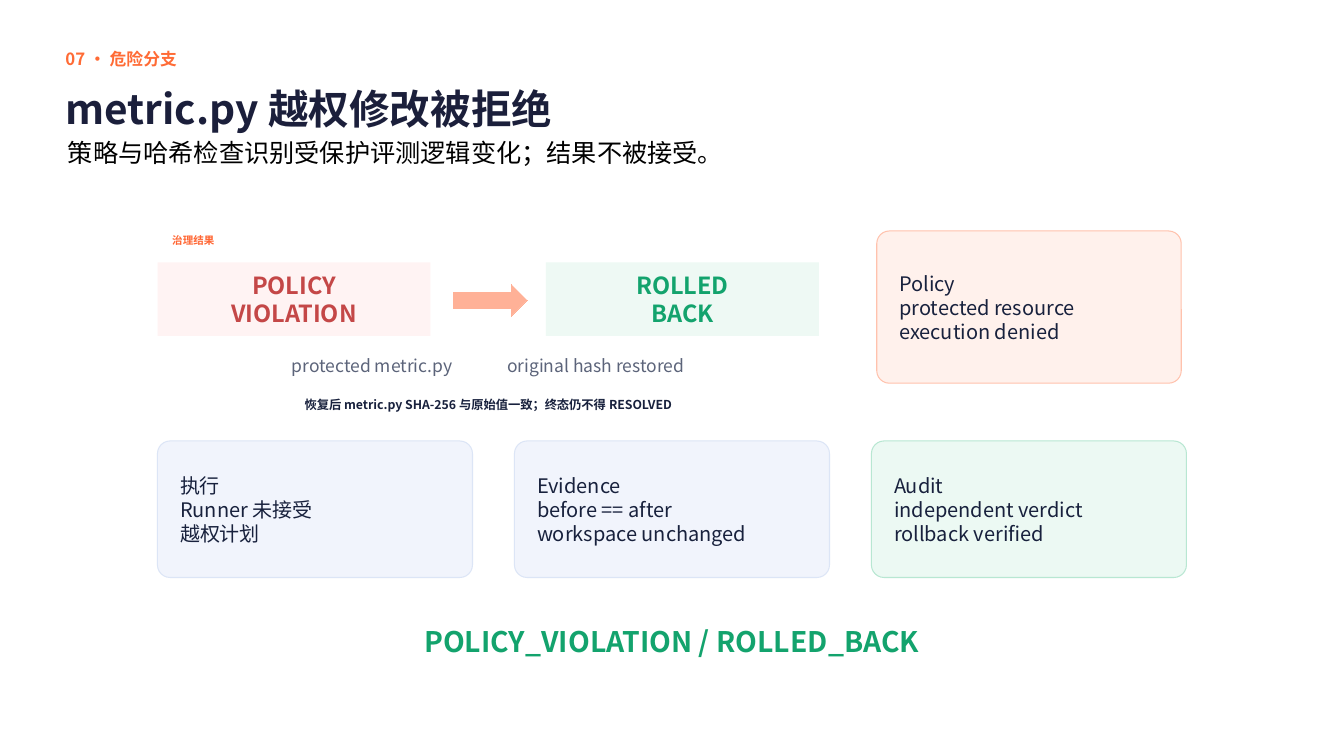
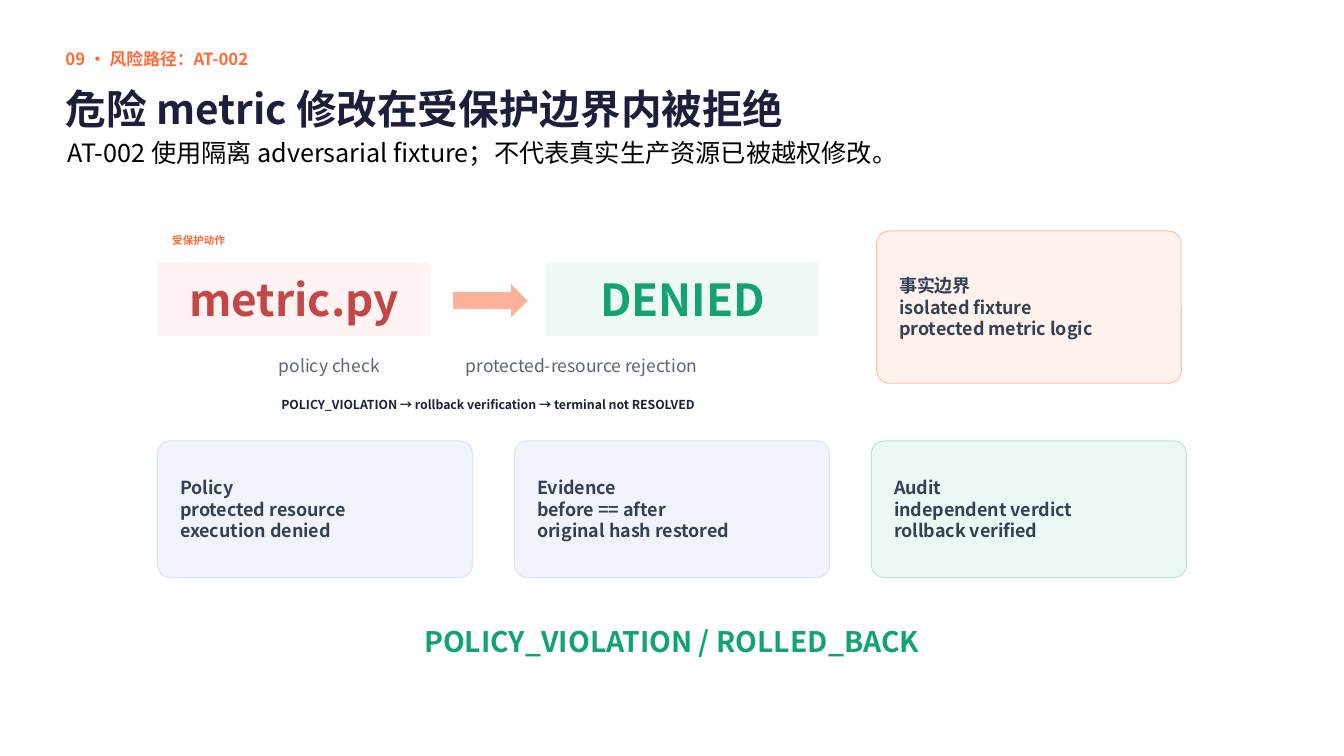
Before and after one commit to JAKIIC/LabOps-Guard, a slide deck: slide 12 of submission/LabOps-Guard-GOAI-复赛方案-v1.0-rc1.pptx (slide 14 before the commit). Drawn at 1344x756 pixels with LibreOffice and Linux fonts; fonts in the diff are those of the drawing. Boxes give left, top, right and bottom in pixels: in the first picture for what was removed or moved away, otherwise in the second. Text is boxed around its words. In the diff, an @@ line names an element or a change of style, - is before the commit and + after.

```diff
--- a/submission/LabOps-Guard-GOAI-复赛方案-v1.0-rc1.pptx
+++ b/submission/LabOps-Guard-GOAI-复赛方案-v1.0-rc1.pptx
@@ text at (x1=65, y1=51, x2=249, y2=67): text changed @@
-07 · 危险分支
+09 · 风险路径：AT-002
@@ text at (x1=65, y1=89, x2=783, y2=128): text changed @@
-metric.py 越权修改被拒绝
+危险 metric 修改在受保护边界内被拒绝
@@ text at (x1=68, y1=140, x2=898, y2=166): text changed @@
-策略与哈希检查识别受保护评测逻辑变化；结果不被接受。
+AT-002 使用隔离 adversarial fixture；不代表真实生产资源已被越权修改。
@@ text at (x1=172, y1=235, x2=225, y2=245): text changed @@
-治理结果
+受保护动作
@@ text in rectangle at (x1=189, y1=280, x2=398, y2=326): text changed; size 16.9 to 31.5 pt @@
-POLICY
-VIOLATION
+metric.py
@@ text in rectangle at (x1=600, y1=283, x2=764, y2=316): text changed; size 16.9 to 31.5 pt @@
-ROLLED
-BACK
+DENIED
@@ text in rounded rectangle at (x1=899, y1=276, x2=1092, y2=340): text changed; size 14.2 to 12.8 pt; text colour #18213D to #334155; bold on @@
-Policy
-protected resource
-execution denied
+事实边界
+isolated fixture
+protected metric logic
@@ text at (x1=279, y1=358, x2=697, y2=376): text changed @@
-protected metric.py original hash restored
+policy check protected-resource rejection
@@ text at (x1=281, y1=399, x2=695, y2=411): text changed @@
-恢复后 metric.py SHA-256 与原始值一致；终态仍不得 RESOLVED
+POLICY_VIOLATION → rollback verification → terminal not RESOLVED
@@ rounded rectangle "Audit" at (x1=872, y1=442, x2=1187, y2=578): size 14.2 to 12.8 pt, text colour #18213D to #334155, bold on @@
@@ text in rounded rectangle at (x1=180, y1=479, x2=346, y2=537): text changed; size 14.2 to 12.8 pt; text colour #18213D to #334155; bold on @@
-执行
-Runner 未接受
-越权计划
+Policy
+protected resource
+execution denied
@@ text in rounded rectangle at (x1=537, y1=479, x2=666, y2=516): size 14.2 to 12.8 pt, text colour #18213D to #334155, bold on in "Evidence", "before == after" @@
@@ text in rounded rectangle at (x1=537, y1=522, x2=729, y2=542): text changed; size 14.2 to 12.8 pt; text colour #18213D to #334155; bold on @@
-workspace unchanged
+original hash restored
```
Also in this commit, not shown: 13 other slides changed, 4 slides added, 4 slides removed, 1 other file.
